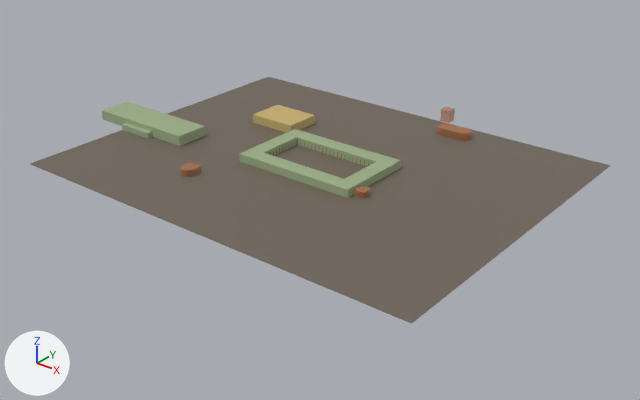
Before and after pictures for a commit that changed the glTF model modeli/medijana.glb.
Before and after are seen from a camera (50 mm lens) standing at (368.0, -459.0, 257.0) and looking at (2.0, -2.0, -27.0). Every picture has the same lights, and +X, +Y and +Z are marked at lower left. The older version comes first. Where no turn or scale is listed for an object, it has been applied to the vertices.

Names of what the first picture shows: 'G-HORREUM', 'G-TEREN', 'G-TERME', 'G-VILA_0', 'G-VILA_1', 'G-VILA_3' and 7 more.
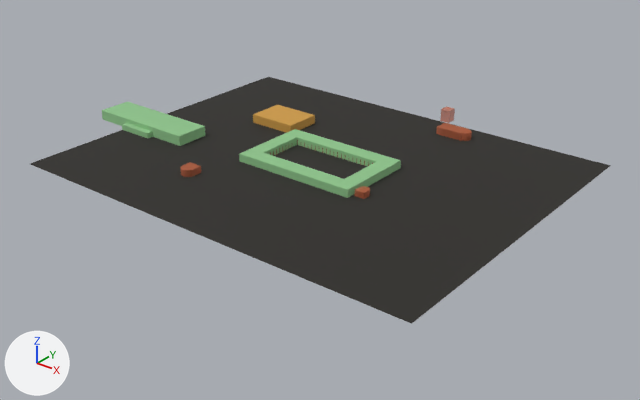
Changed parts and their boxes [x1, y1, x2, y2] in the pictures (640 x 400 px):
'G-TEREN', recoloured (darker): [30, 77, 611, 324] in both
'G-TERME', recoloured: [253, 105, 315, 133] in both

What the commit changed:
Material 'pz_izvedeno_iz_povrsine' (mat_pz_izvedeno_iz_povrsine) changes colour from yellow #ceb676 to orange #d7a24a; in linear values from (0.62, 0.47, 0.18) to (0.679, 0.361, 0.068).
Material 'pz_teren_pod' (mat_pz_teren_pod) is new.
Its base color is (0.022, 0.02, 0.016) (black #292722).
Its roughness is 0.85.
me_g_teren has 8 vertices, 12 faces and spans x -165.0..165.0, y -130.0..130.0, z 0.0.
me_g_teren no longer uses material mat_teren (brown #6f6559).
me_g_teren gains material mat_pz_teren_pod (black #292722).
